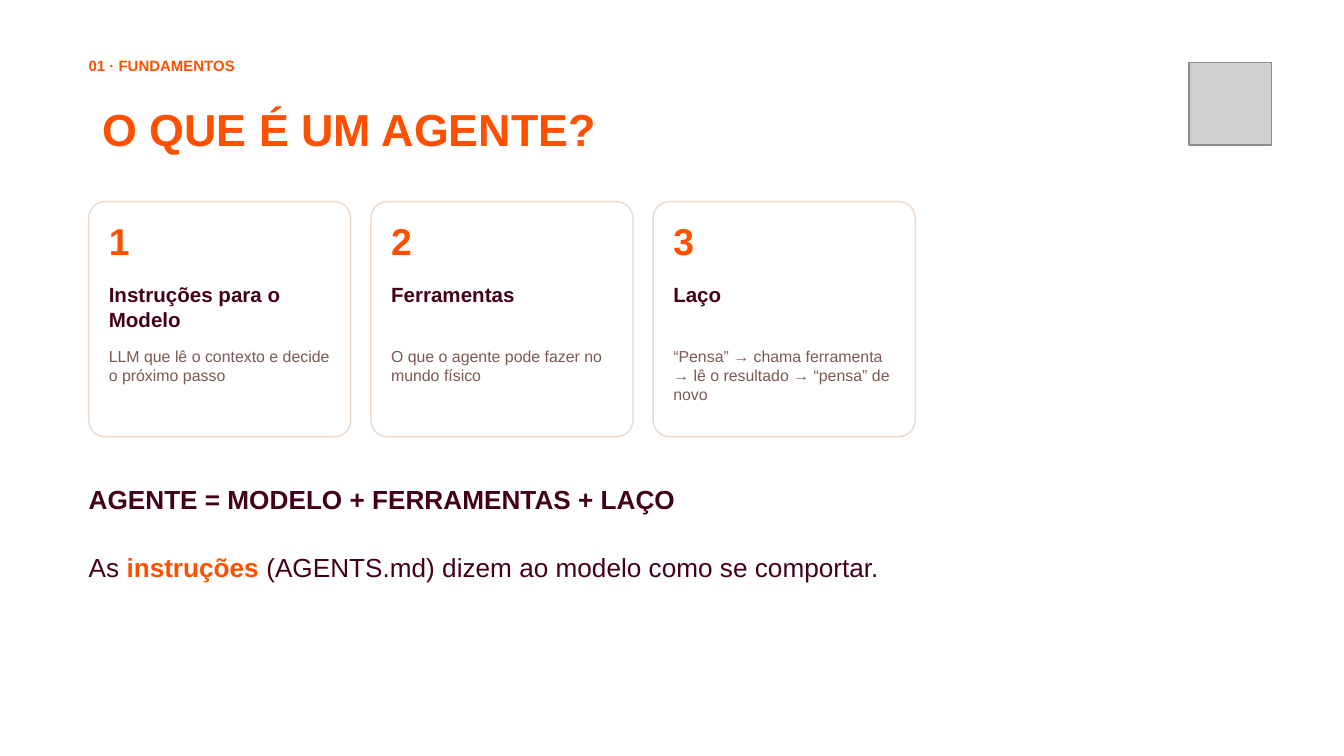
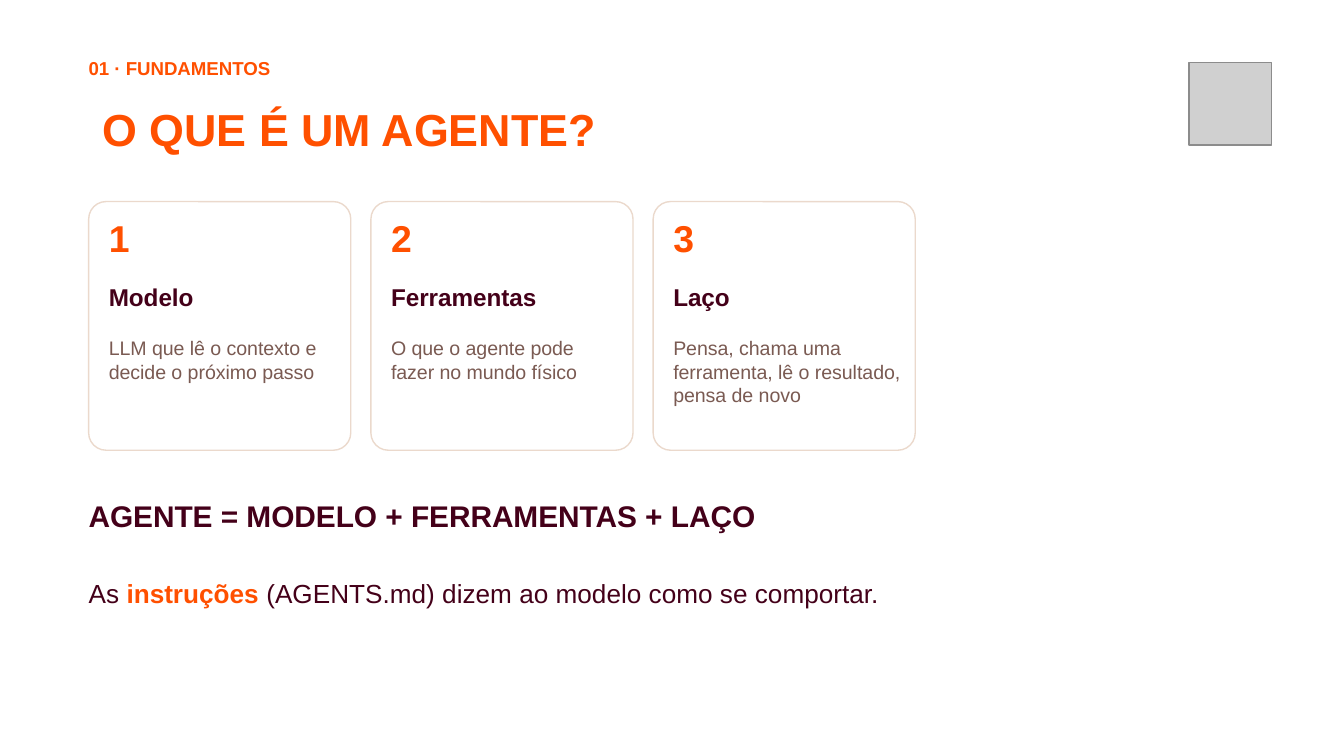
Before and after one commit to jhlr/plotter, a slide deck: slide 5 of workshop/dinamica-ia-hardware.pptx. Drawn at 1344x756 pixels with LibreOffice and Linux fonts; fonts in the diff are those of the drawing; grey boxes stand for pictures; background and template pictures are left out. Boxes give left, top, right and bottom in pixels: in the first picture for what was removed or moved away, otherwise in the second. Text is boxed around its words. In the diff, an @@ line names an element or a change of style, - is before the commit and + after.

```diff
--- a/workshop/dinamica-ia-hardware.pptx
+++ b/workshop/dinamica-ia-hardware.pptx
@@ text "01 · FUNDAMENTOS" at <box>89,62,270,76</box>: size 8 to 10 pt @@
@@ rounded rectangle: place and size @@
-rounded rectangle at <box>89,202,351,437</box>
+rounded rectangle at <box>89,202,351,450</box>
@@ rounded rectangle: place and size @@
-rounded rectangle at <box>371,202,633,437</box>
+rounded rectangle at <box>371,202,633,450</box>
@@ rounded rectangle: place and size @@
-rounded rectangle at <box>653,202,915,437</box>
+rounded rectangle at <box>653,202,915,450</box>
@@ text at <box>109,288,194,307</box>: text changed; size 11 to 13 pt @@
-Instruções para o Modelo
+Modelo
@@ text "Ferramentas" at <box>391,289,536,307</box>: size 11 to 13 pt @@
@@ text "Laço" at <box>673,289,729,311</box>: size 11 to 13 pt @@
@@ text "LLM que lê o contexto ...": place and size @@
-text "LLM que lê o contexto ..." at <box>109,350,330,385</box>
+text "LLM que lê o contexto ..." at <box>109,340,317,383</box>
@@ text "LLM que lê o contexto ..." at <box>109,340,317,383</box>: size 8.5 to 10.5 pt @@
@@ text "O que o agente pode ..." at <box>391,341,577,379</box>: size 8.5 to 10.5 pt @@
@@ text "O que o agente pode ...": place and size @@
-text "O que o agente pode ..." at <box>391,350,602,381</box>
+text "O que o agente pode ..." at <box>391,341,577,379</box>
@@ text at <box>673,341,900,406</box>: text changed; size 8.5 to 10.5 pt @@
-“Pensa” → chama ferramenta → lê o resultado → “pensa” de novo
+Pensa, chama uma ferramenta, lê o resultado, pensa de novo
@@ text "AGENTE = MODELO + FERRAMENTAS ...": place and size @@
-text "AGENTE = MODELO + FERRAMENTAS ..." at <box>89,490,675,515</box>
+text "AGENTE = MODELO + FERRAMENTAS ..." at <box>89,506,755,532</box>
@@ text "AGENTE = MODELO + FERRAMENTAS ..." at <box>89,506,755,532</box>: size 14 to 16 pt @@
@@ text "As instruções (AGENTS.md) dizem ao ...": place and size @@
-text "As instruções (AGENTS.md) dizem ao ..." at <box>89,558,879,582</box>
+text "As instruções (AGENTS.md) dizem ao ..." at <box>89,584,879,609</box>
```
Also in this commit, not shown: 21 other slides changed, 10 slides added, 6 slides removed, 36 other files.
